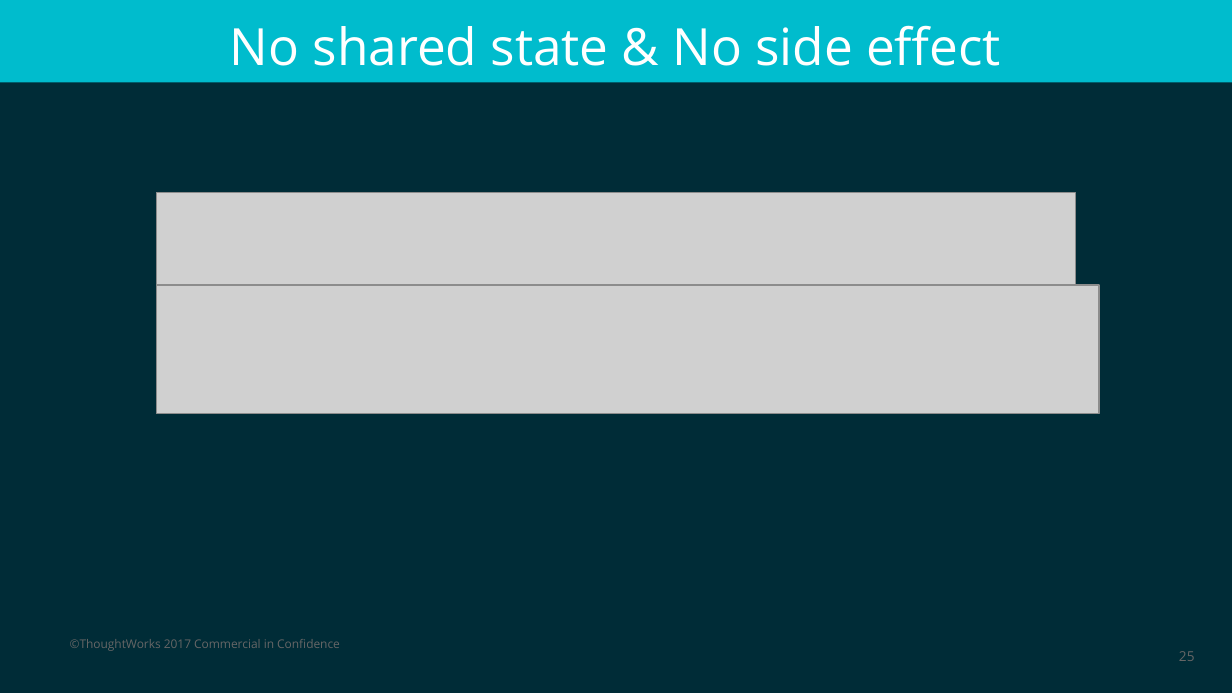
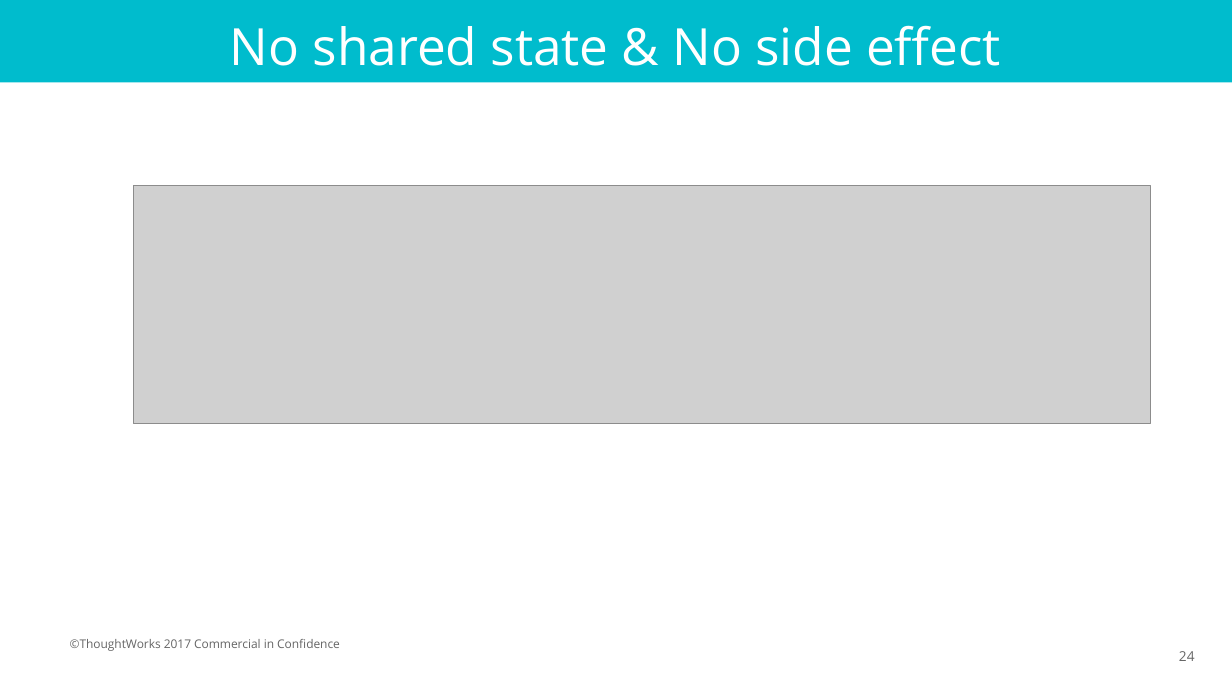
Before and after one commit to wilsontjhi/pycon-asia-2018, a slide deck: slide 24 of slides/Pycon 2018.pptx (slide 25 before the commit). Drawn at 1232x693 pixels with LibreOffice and Linux fonts; fonts in the diff are those of the drawing; grey boxes stand for pictures. Boxes give left, top, right and bottom in pixels: in the first picture for what was removed or moved away, otherwise in the second. Text is boxed around its words. In the diff, an @@ line names an element or a change of style, - is before the commit and + after.

Commit message:
Update slides to use white background

```diff
--- a/slides/Pycon 2018.pptx
+++ b/slides/Pycon 2018.pptx
@@ background #002C37 to #FFFFFF @@
@@ picture: place and size @@
-picture at bbox=[156, 192, 1076, 395]
+picture at bbox=[133, 186, 1151, 424]
@@ picture removed at bbox=[156, 285, 1099, 414] @@
@@ page number at bbox=[1179, 651, 1195, 661]: text changed @@
-25
+24
```
Also in this commit, not shown: 15 other slides changed, 1 slide removed, 3 other files.
